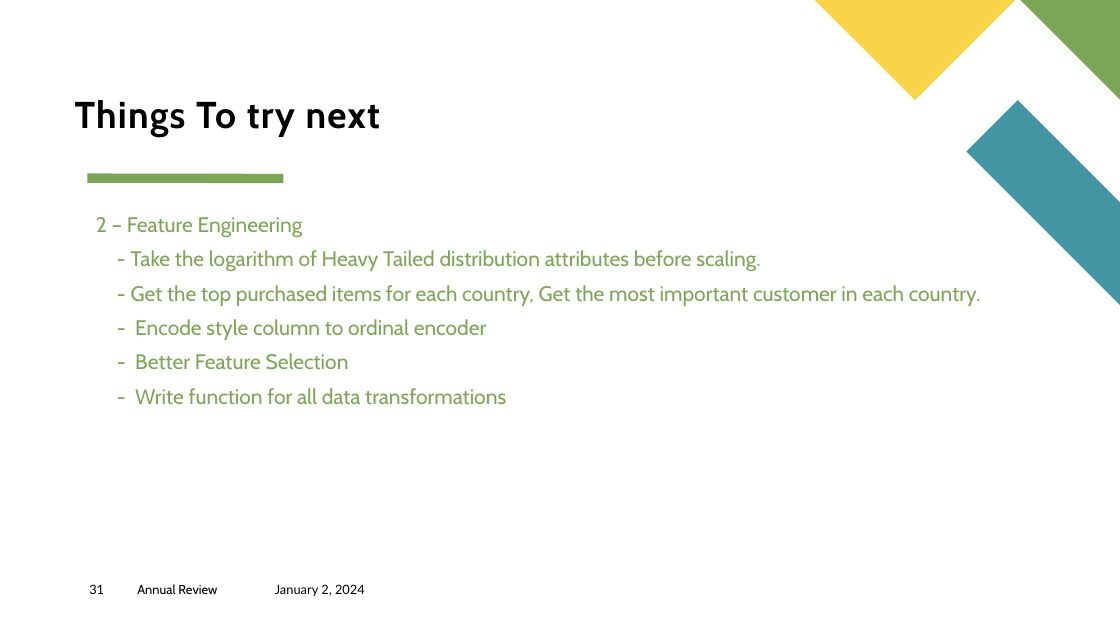
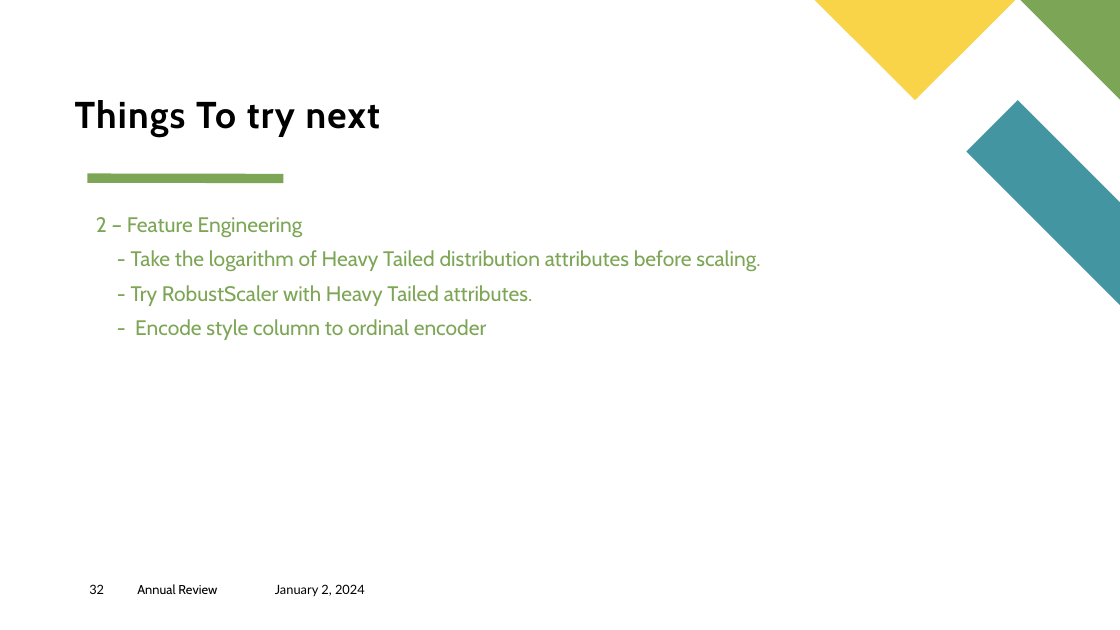
Before and after one commit to AlyAEE/Sports-Wear-Group-Classification-Project, a slide deck: slide 32 of Sport Wear Group Analytics.pptx (slide 31 before the commit). Drawn at 1120x630 pixels with LibreOffice and Linux fonts; fonts in the diff are those of the drawing. Boxes give left, top, right and bottom in pixels: in the first picture for what was removed or moved away, otherwise in the second. Text is boxed around its words. In the diff, an @@ line names an element or a change of style, - is before the commit and + after.

```diff
--- a/Sport Wear Group Analytics.pptx
+++ b/Sport Wear Group Analytics.pptx
@@ text at (x1=131, y1=285, x2=533, y2=306): text changed @@
-- Get the top purchased items for each country, Get the most important customer in each country.
+- Try RobustScaler with Heavy Tailed attributes.
@@ text at (x1=135, y1=353, x2=506, y2=404): paragraphs removed @@
-- Better Feature Selection
-- Write function for all data transformations
@@ page number at (x1=89, y1=584, x2=104, y2=594): text changed @@
-31
+32
```
Also in this commit, not shown: 4 other slides changed, 1 slide added, 1 slide removed, 3 other files.
